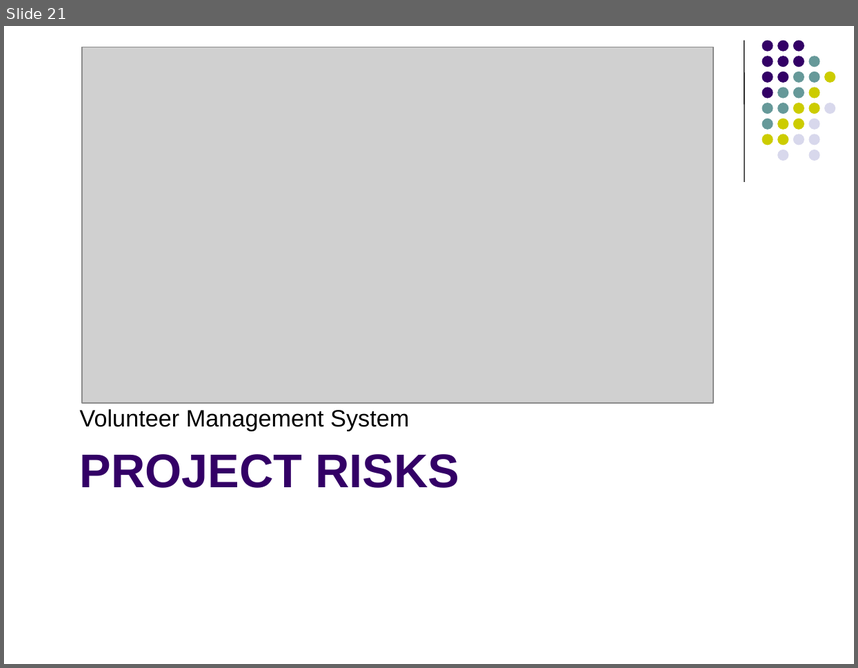
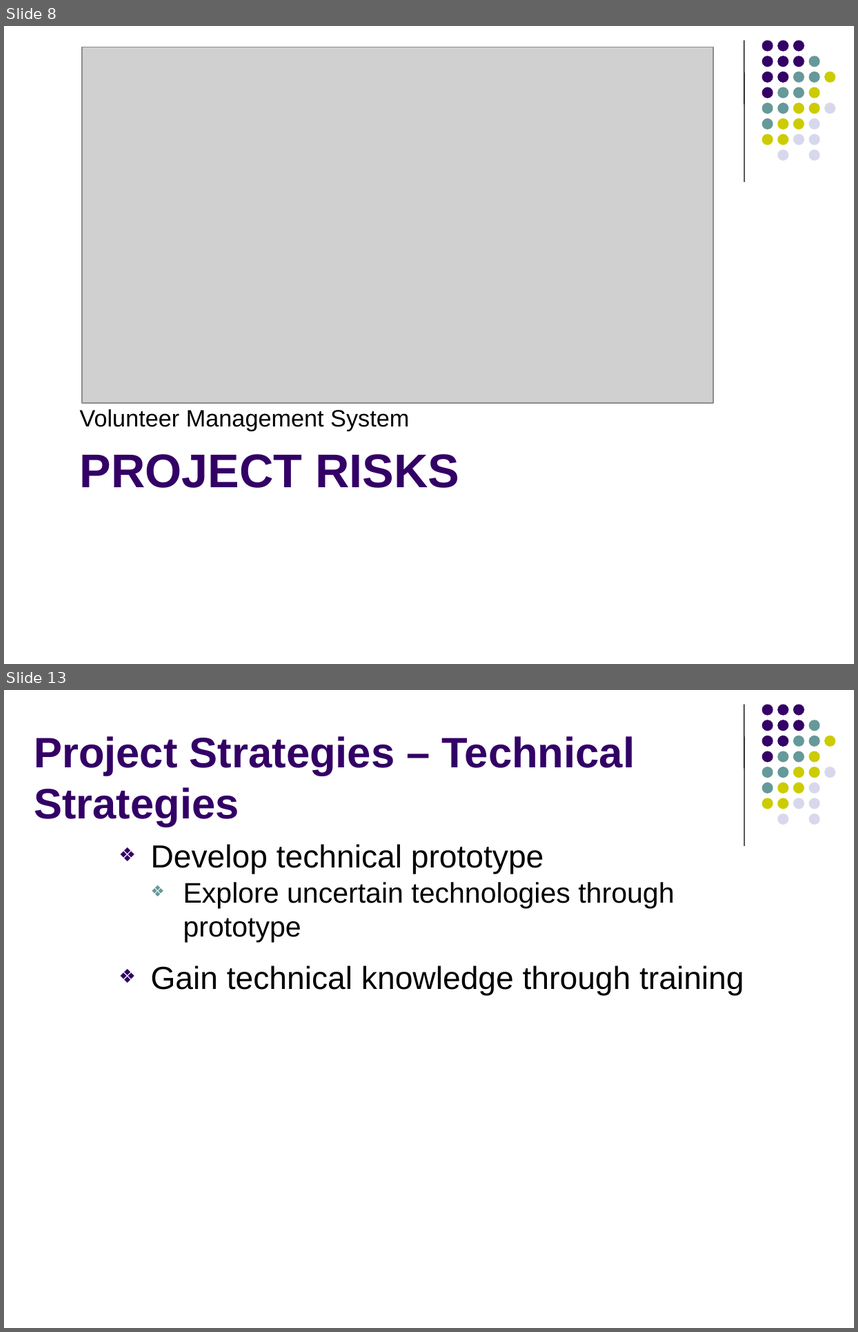
Before and after one commit to imireasa/mtech-se18-t08s, a slide deck: docs/W-9 Working Document/W-9.3 Presentation Slides/Phase1/vms_first_presentation_v0.1a.pptx. Shown one above the other, each under a label of ours: slide 21 before the commit, slides 8 and 13 after it; the slides between them are not shown. The pictures are 858x668 and 858x1332 pixels, drawn with LibreOffice and Linux fonts; fonts in the diff are those of the drawing; grey boxes stand for pictures. Boxes give left, top, right and bottom in pixels: in the first picture for what was removed or moved away, otherwise in the second. Text is boxed around its words. In the diff, an @@ line names an element or a change of style, - is before the commit and + after.

```diff
--- a/docs/W-9 Working Document/W-9.3 Presentation Slides/Phase1/vms_first_presentation_v0.1a.pptx
+++ b/docs/W-9 Working Document/W-9.3 Presentation Slides/Phase1/vms_first_presentation_v0.1a.pptx
@@ slide 13 added at (4,690,854,1328), background #FFFFFF; not listed: 32 template elements that a slide beside it also shows @@
@@ title added at (34,736,635,827), 36 pt, text #330066, bold @@
+Project Strategies – Technical Strategies
@@ text added at (151,844,744,996), 27 pt, text #000000 @@
+❖ Develop technical prototype
+  ❖ Explore uncertain technologies through prototype
+❖ Gain technical knowledge through training
@@ what was slide 21 is now slide 8 @@
```
Also in this commit, not shown: 8 slides changed, 11 other slides added, 4 slides removed.
